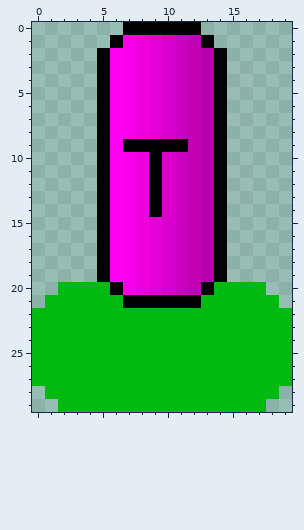
Pixel-art sprite: dev-images/Thymine.png. The first picture shows the starting point.
The file is 20x30 pixels. Colours within 5 levels of each other are drawn and written as one.
And afterwards:
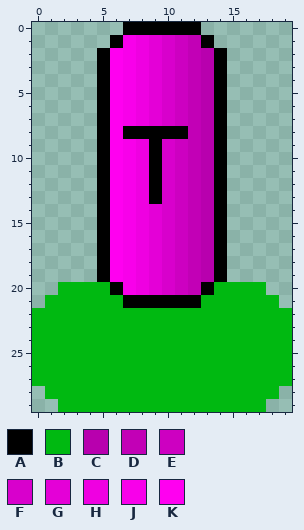
Palette (. is transparent): A #000000  B #00b911  C #b800ae  D #c200b6  E #cd00c1  F #d800cc  G #e400d7  H #ef00e1  J #f800ea  K #ff00f0
Diff:
y 8: x 7..11 JHGFE -> AAAAA
y 9: x 7..8 AA -> JH; x 10..11 AA -> FE
y 14: x 9 A -> G
Pixel boxes of the changes (left, top, right, bottom) in both pictures:
changed: (123, 126, 188, 217)
